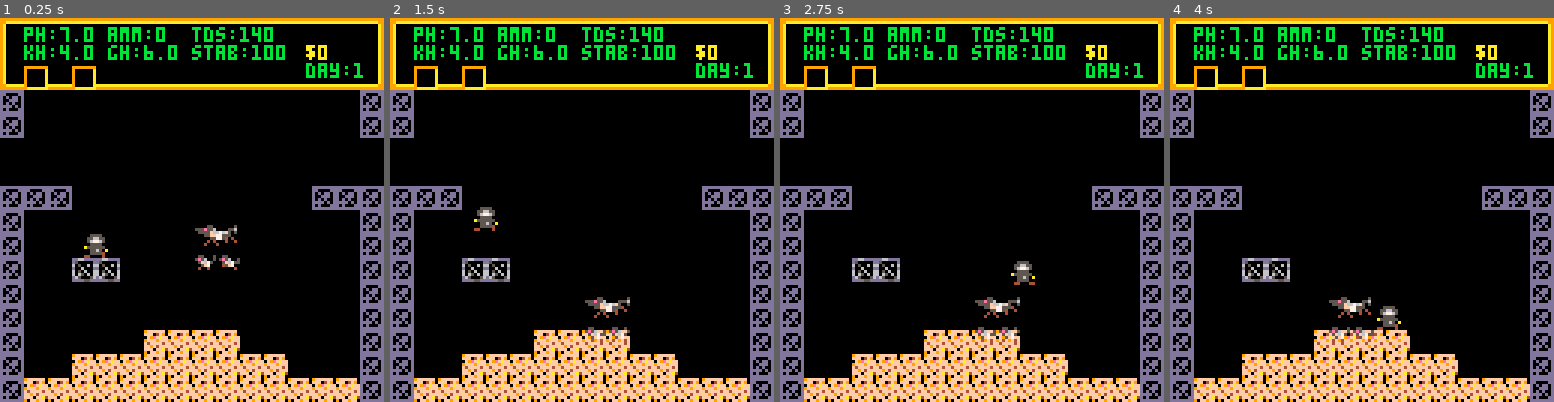
Above: before the commit, frames 1-4 (left to right).
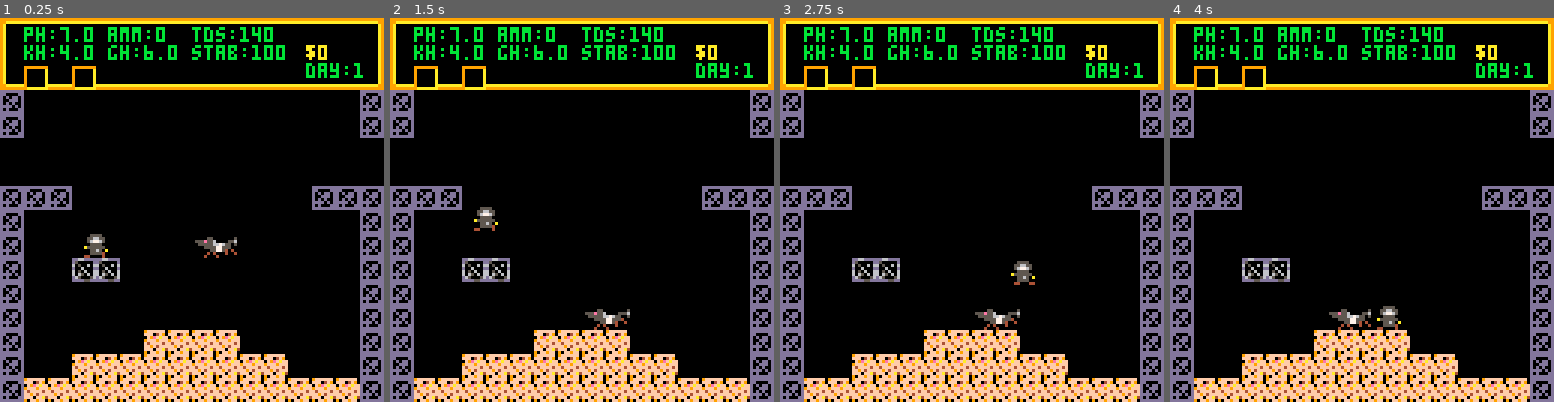
Above: after the commit, the same moments.

Repository: zvxr/shrimpkeeper
Game: PICO-8 cartridge shrimpkeeper.p8
Same seed, same stepped clock (60 frames per second), same inputs: the game is played once before the commit and once after it.
Inputs:
- Up to frame 1 (0.25 s): no input
- Up to frame 2 (1.5 s): tap X (X key) at 0.33, 1.07 s
- Up to frame 3 (2.75 s): hold Right 1.6-2.1 s; tap X (X key) at 1.85 s; hold Up 2.15-2.42 s; hold Right from 2.47 s (still down)
- Up to frame 4 (4 s): tap X (X key) at 2.97 s; release Right at 3.03 s; hold Left 3.08-3.58 s

The runs differ from the first frame. In frame 1, 0.8% of the frame differs, in the area x 50-63%, y 53-66%; in frame 2, 0.8%, in the area x 50-63%, y 72-85%; in frame 3, 0.8%; in frame 4, 0.8%.

Commit message:
simplify shrimp color and fix hit box

Diff:
--- a/shrimpkeeper.p8
+++ b/shrimpkeeper.p8
@@ -52,8 +52,8 @@
 000000009a00000000000000000000a9000000000000000000000000000000000000000000000000000000500000000000000000000000000000000000000000
 000000009a00000000000000000000a9000000000000055000000005000005500000005000000550000000060000055000000000000000000000000000000000
 000000009a00000000000000000000a9000aa0000555e556000055560555e556000055600555e556000055550555e55600005500000000000000000000000000
-000000009a00000000000000000000a900aaaa00005555f6676f5005005555f6676f5050005555f6676f5000005555f6676f5050000000000000000000000000
-000000009a00000000000000000000a900a7aa00000055ff77555400000055ff77555000000055ff77555440000055ff77555060000000000000000000000000
+000000009a00000000000000000000a900aaaa000055555667655005005555566765505000555556676550000055555667655050000000000000000000000000
+000000009a00000000000000000000a900a7aa000000555577555400000055557755500000005555775554400000555577555060000000000000000000000000
 000000009a00000000000000000000a9000aa0000000005577540040000000557754040000000055775400000000005577504500000000000000000000000000
 0000000099aaaaaaaaaaaaaaaaaaaa99000000000000040400040000000004040004004000000440400040000000040400404000000000000000000000000000
 00000000999999999999999999999999000000000000400040000000000040004000000000000000400000000000040404000000000000000000000000000000
@@ -62,8 +62,8 @@
 00000000888887788888877800000000000000000000000000000000000000000000000000000000000000000000000000000000000000000000000000000000
 00000000888887788888877800000000000000000055000000550050005500050055000000000000000000000000000000000000000000000000000000000000
 000000008e8888888e888888000000000000000005e5600505e5600505e5600505e5600500000000000000000000000000000000000000000000000000000000
-000000008eee88888eee88880000000000000000005f6755005f6750005f6750005f675500000000000000000000000000000000000000000000000000000000
-0000000008ee888008ee888000000000000000000005f7000005f7000005f7000045f70000000000000000000000000000000000000000000000000000000000
+000000008eee88888eee888800000000000000000055675500556750005567500055675500000000000000000000000000000000000000000000000000000000
+0000000008ee888008ee888000000000000000000005570000055700000557000045570000000000000000000000000000000000000000000000000000000000
 00000000008888000088880000000000000000000004004000400040004004000000004000000000000000000000000000000000000000000000000000000000
 
 
--- a/spawn.lua
+++ b/spawn.lua
@@ -28,6 +28,6 @@
 	shrimp.frames=4
 	shrimp.fs=2
 	shrimp.sw=2
-	shrimp.sh=2
+	shrimp.sh=1
 	shrimp.w=0.9
 end
Not shown, changed: DOCS.md
